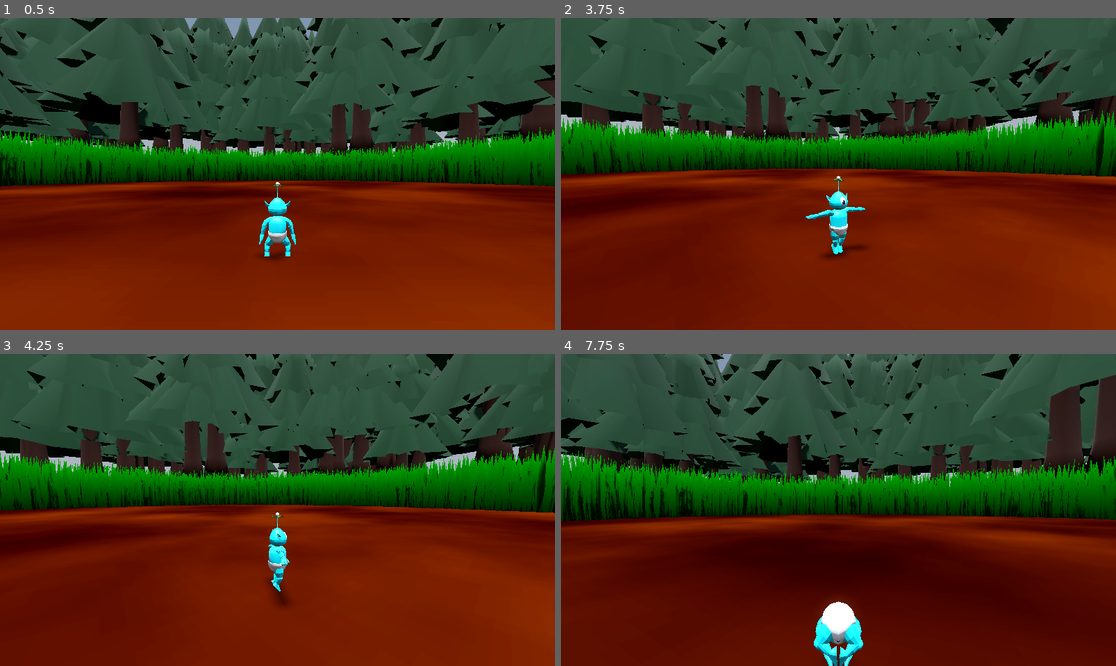
Above: before the commit, frames 1-4 (two rows, left to right).
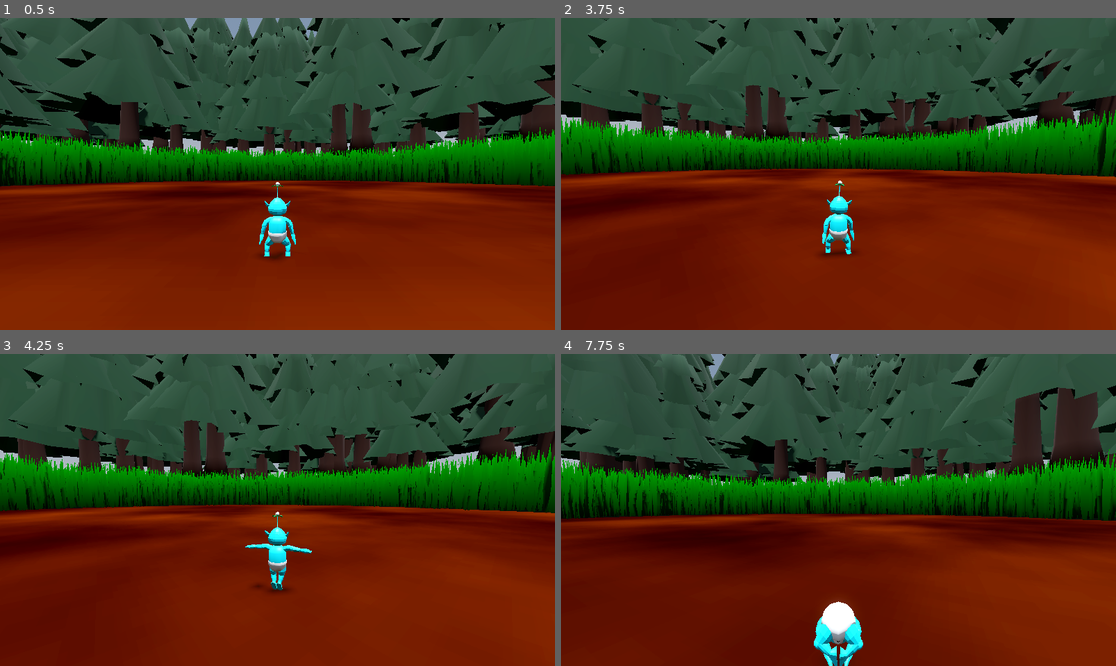
Above: after the commit, the same moments.

Repository: Mushroom-Queen/AlienBaby
Game: Godot game, scene res://level.tscn
Two runs of this game, one before a commit and one after it. Both use one fixed random seed, a clock stepped at 60 frames per second and the inputs below.
Inputs (mouse positions are in pixels of both pictures, inside the frame that each line leads up to):
- Up to frame 1 (0.5 s): no input
- Up to frame 2 (3.75 s): tap Enter (ui_accept) at 0.5, 0.77, 1.52, 3.02 s; move the mouse to (866, 174) at 0.52 s; hold Middle mouse button (spin) 0.53-1.28 s; hold W (forward) from 0.53 s (still down); tap Space (roll) at 0.6, 1.55, 2.85 s; move the mouse to (810, 174) at 1.27 s; tap Middle mouse button (spin) at 1.35 s; move the mouse to (849, 167) at 2.02 s; hold Middle mouse button (spin) 2.03-2.78 s; click (849, 167) at 2.1 s; move the mouse to (832, 180) at 2.77 s; move the mouse to (877, 177) at 3.52 s; hold Middle mouse button (spin) from 3.53 s (still down)
- Up to frame 3 (4.25 s): keep holding W (forward); keep holding Middle mouse button (spin); tap Enter (ui_accept) at 3.77 s
- Up to frame 4 (7.75 s): move the mouse to (794, 506) at 4.27 s; release Middle mouse button (spin) at 4.28 s; tap Mouse wheel down (zoom_in) at 4.35 s; tap Enter (ui_accept) at 4.52, 6.02, 6.77, 7.52 s; tap Space (roll) at 4.55, 5.85, 7.55 s; move the mouse to (844, 510) at 5.02 s; hold Mouse wheel up (zoom_out) 5.03-5.78 s; tap Middle mouse button (spin) at 5.3 s; move the mouse to (816, 503) at 5.77 s; release W (forward) at 5.78 s; hold D (right) 5.78-6.53 s; move the mouse to (866, 510) at 6.52 s; hold Middle mouse button (spin) 6.53-7.28 s; hold W (forward) from 6.53 s (still down); move the mouse to (810, 510) at 7.27 s; click (810, 510) at 7.35 s

Frame 1 is identical in both runs. In frame 2, 3.4% of the frame differs, in the area x 0-100%, y 0-77%; in frame 3, 4.6%; in frame 4, 35%, in the area x 0-100%, y 0-100%.

Commit message:
Add max spin + dizziness

Diff:
--- a/player.gd
+++ b/player.gd
@@ -7,10 +7,11 @@
 @onready var animation_tree := $AnimationTree
 @onready var mesh := $player/Armature/Skeleton3D
 @onready var leaf_bone = $player/Armature/Skeleton3D/leafs
-@onready var leaf1 = $player/Armature/Skeleton3D/leafs/leaf1
-@onready var leaf2 = $player/Armature/Skeleton3D/leafs/leaf2
-@onready var leaf3 = $player/Armature/Skeleton3D/leafs/leaf3
-@onready var leaf4 = $player/Armature/Skeleton3D/leafs/leaf4
+@onready var leaf1 = $player/Armature/Skeleton3D/leafs/leaf_piv/leaf1
+@onready var leaf2 = $player/Armature/Skeleton3D/leafs/leaf_piv/leaf2
+@onready var leaf3 = $player/Armature/Skeleton3D/leafs/leaf_piv/leaf3
+@onready var leaf4 = $player/Armature/Skeleton3D/leafs/leaf_piv/leaf4
+@onready var leaf_piv = $player/Armature/Skeleton3D/leafs/leaf_piv
 @onready var laser = $player/Armature/Skeleton3D/leafs/laser
 
 const ROLL_SPEED = 1.6
@@ -24,11 +25,15 @@
 const SHOOTING_CAMERA_OFFSET = Vector3(0, 0, -.05)
 const MIN_ZOOM = .1
 const MAX_ZOOM = 1
+const MAX_DIZZINESS = 2.5
+const SPIN_DIZZ_COST = 1.5
+const SPIN_DIZZ_RESET_SPEED = .6
 
 enum ActionState {IDLE, WALK, ROLL, ATTACK, SPIN}
 
 var life = 4
 var life_rendered = 4
+var dizziness = 0
 var action_state = ActionState.IDLE
 var is_rolling = false
 var is_spinning = false
@@ -143,15 +148,26 @@
 	elif prev_is_spinning and !is_spinning:
 		action_state = ActionState.IDLE
 
-	# Allow spinning when not in a restricted state and no animations are playing
+	# Spin top flower based on how dizzy the player is
+	print(dizziness)
+	if dizziness > 0:
+		leaf_piv.rotate_y(delta * dizziness * 5)
+		print(leaf_piv.rotation)
+		dizziness -= SPIN_DIZZ_RESET_SPEED * delta
+		if dizziness < 0:
+			dizziness = 0
+
 	if Input.is_action_pressed("spin") and action_state != ActionState.ATTACK and not is_rolling:
-		if not is_spinning:  # Only start new spin if we aren't already spinning
-			action_state = ActionState.SPIN
-			is_spinning = true
-			spin_rotation = 0.0
-		# Request new spin animation when current one completes
-		if not animation_tree.get("parameters/spin/active"):
-			animation_tree.set("parameters/spin/request", true)
+		if dizziness < MAX_DIZZINESS:
+			if not is_spinning:  # Only start new spin if we aren't already spinning
+				action_state = ActionState.SPIN
+				is_spinning = true
+				spin_rotation = 0.0
+			# Request new spin animation when current one completes
+			if not animation_tree.get("parameters/spin/active"):
+				dizziness += SPIN_DIZZ_COST
+				animation_tree.set("parameters/spin/request", true)
+
 
 	# Reset action state to IDLE when roll animation completes
 	if action_state == ActionState.ROLL and !is_rolling:
--- a/player.tscn
+++ b/player.tscn
@@ -84,58 +84,61 @@
 
 [node name="Skeleton3D" parent="player/Armature" index="0"]
 transform = Transform3D(-1, 0, -8.74228e-08, 0, 1, 0, 8.74228e-08, 0, -1, 0, 0, 0)
-bones/0/position = Vector3(0, 0.164628, 0)
-bones/0/rotation = Quaternion(0, 0.0265725, 0, 0.999647)
-bones/1/rotation = Quaternion(-0.000341011, 2.62609e-07, 0.0193908, 0.999812)
+bones/0/position = Vector3(0, 0.153983, 0)
+bones/0/rotation = Quaternion(0, -0.00799495, 0, 0.999968)
+bones/1/rotation = Quaternion(-0.000340895, 8.69386e-06, -0.00533196, 0.999986)
 bones/2/rotation = Quaternion(0.000340939, -6.91616e-06, -0.000231822, 1)
 bones/3/rotation = Quaternion(3.64557e-23, -1.59801e-22, 5.49072e-12, 1)
 bones/5/position = Vector3(0.0642403, 0.216765, 1.53161e-08)
-bones/5/rotation = Quaternion(0.670828, 0.277227, -0.650496, 0.223583)
+bones/5/rotation = Quaternion(0.658076, 0.242466, -0.664236, 0.258719)
 bones/6/rotation = Quaternion(0.287239, -1.65125e-07, -1.36703e-07, 0.957859)
 bones/6/scale = Vector3(1, 1, 1)
 bones/7/position = Vector3(0.0559364, 0.0181487, -0.000727577)
-bones/7/rotation = Quaternion(0.014173, 0.18786, 0.952599, -0.238877)
+bones/7/rotation = Quaternion(0.0440807, 0.192843, 0.938043, -0.284505)
 bones/7/scale = Vector3(0.999999, 1, 1)
-bones/8/rotation = Quaternion(-0.256691, 0.0738892, -0.185692, 0.945605)
+bones/8/rotation = Quaternion(-0.342313, 0.0706079, -0.247632, 0.903612)
 bones/8/scale = Vector3(1, 1, 1)
-bones/9/rotation = Quaternion(0.647469, -0.0378737, -0.0463256, 0.759739)
+bones/9/rotation = Quaternion(0.701902, -0.00290735, -0.0313417, 0.711577)
 bones/9/scale = Vector3(1, 1, 1)
 bones/10/position = Vector3(-0.0642403, 0.216765, -1.53161e-08)
-bones/10/rotation = Quaternion(0.649406, -0.220955, 0.671699, 0.279772)
+bones/10/rotation = Quaternion(0.663897, -0.257799, 0.658437, 0.243394)
 bones/11/rotation = Quaternion(0.287239, 1.63435e-07, 1.31067e-07, 0.957859)
 bones/11/scale = Vector3(1, 1, 1)
 bones/12/position = Vector3(-0.0562189, 0.0170301, 0.00171231)
-bones/12/rotation = Quaternion(-0.0717631, 0.116545, 0.961401, 0.238697)
+bones/12/rotation = Quaternion(-0.0243244, 0.231255, 0.927517, 0.292645)
 bones/12/scale = Vector3(1, 1, 1)
-bones/13/rotation = Quaternion(-0.230613, -0.0813256, 0.16735, 0.955091)
-bones/14/rotation = Quaternion(0.671901, 0.0383028, 0.0534373, 0.737717)
+bones/13/rotation = Quaternion(-0.374695, -0.0752028, 0.271908, 0.883184)
+bones/14/rotation = Quaternion(0.70426, 0.0035927, 0.0169554, 0.709731)
 bones/14/scale = Vector3(1, 1, 1)
 bones/15/position = Vector3(0.102575, 0.112612, 0.259392)
 bones/15/scale = Vector3(1, 1, 1)
-bones/16/position = Vector3(0.104547, 0.036305, 0.00998281)
+bones/16/position = Vector3(0.104547, 0.0327603, 0.00405972)
 bones/16/rotation = Quaternion(-0.00875622, 0.70983, -0.704263, 0.00882544)
 bones/17/position = Vector3(-0.102575, 0.112612, 0.259392)
 bones/17/scale = Vector3(1, 1, 1)
-bones/18/position = Vector3(-0.104547, 0.0330566, 0.00471145)
+bones/18/position = Vector3(-0.104547, 0.0351621, 0.00921392)
 bones/18/rotation = Quaternion(0.00875622, 0.70983, -0.704263, -0.00882544)
 
 [node name="leafs" type="BoneAttachment3D" parent="player/Armature/Skeleton3D" index="20"]
-transform = Transform3D(0.997854, -0.0382569, 0.0531398, 0.038311, 0.999266, 5.296e-07, -0.0531008, 0.00203531, 0.998587, -0.0107659, 0.692692, 0.000460082)
+transform = Transform3D(0.99981, 0.011126, -0.0159758, -0.0111274, 0.999938, -1.53814e-07, 0.0159748, 0.000177923, 0.999872, 0.00303234, 0.682239, -6.40409e-05)
 bone_name = "leafs"
 bone_idx = 4
 
-[node name="leaf1" parent="player/Armature/Skeleton3D/leafs" instance=ExtResource("3_170er")]
+[node name="laser" parent="player/Armature/Skeleton3D/leafs" instance=ExtResource("4_ob358")]
 
-[node name="leaf2" parent="player/Armature/Skeleton3D/leafs" instance=ExtResource("3_170er")]
-transform = Transform3D(-1, 0, -8.74228e-08, 0, 1, 0, 8.74228e-08, 0, -1, 0, 0, 0)
+[node name="leaf_piv" type="Node3D" parent="player/Armature/Skeleton3D/leafs"]
 
-[node name="leaf3" parent="player/Armature/Skeleton3D/leafs" instance=ExtResource("3_170er")]
-transform = Transform3D(-4.37114e-08, 0, 1, 0, 1, 0, -1, 0, -4.37114e-08, 0, 0, 0)
+[node name="leaf1" parent="player/Armature/Skeleton3D/leafs/leaf_piv" instance=ExtResource("3_170er")]
+transform = Transform3D(1, -3.52156e-09, 3.72529e-09, 2.61934e-10, 1, 0, 0, 0, 1, 0, 0, 0)
 
-[node name="leaf4" parent="player/Armature/Skeleton3D/leafs" instance=ExtResource("3_170er")]
-transform = Transform3D(1.19249e-08, 0, -1, 0, 1, 0, 1, 0, 1.19249e-08, 0, 0, 0)
+[node name="leaf2" parent="player/Armature/Skeleton3D/leafs/leaf_piv" instance=ExtResource("3_170er")]
+transform = Transform3D(-1, -3.52156e-09, -8.9407e-08, -5.82077e-11, 1, 0, 8.56817e-08, 0, -1, 0, 0, 0)
 
-[node name="laser" parent="player/Armature/Skeleton3D/leafs" instance=ExtResource("4_ob358")]
+[node name="leaf3" parent="player/Armature/Skeleton3D/leafs/leaf_piv" instance=ExtResource("3_170er")]
+transform = Transform3D(-4.84288e-08, -3.52156e-09, 1, 0, 1, 1.60071e-10, -1, 0, -4.47035e-08, 0, 0, 0)
+
+[node name="leaf4" parent="player/Armature/Skeleton3D/leafs/leaf_piv" instance=ExtResource("3_170er")]
+transform = Transform3D(1.49012e-08, -3.52156e-09, -1, 0, 1, -2.32831e-10, 1, 0, 1.11759e-08, 0, 0, 0)
 
 [node name="SpringArmPivot" type="Node3D" parent="."]
 transform = Transform3D(1, 0, 0, 0, 1, 0, 0, 0, 1, 0, -0.598539, 0)
